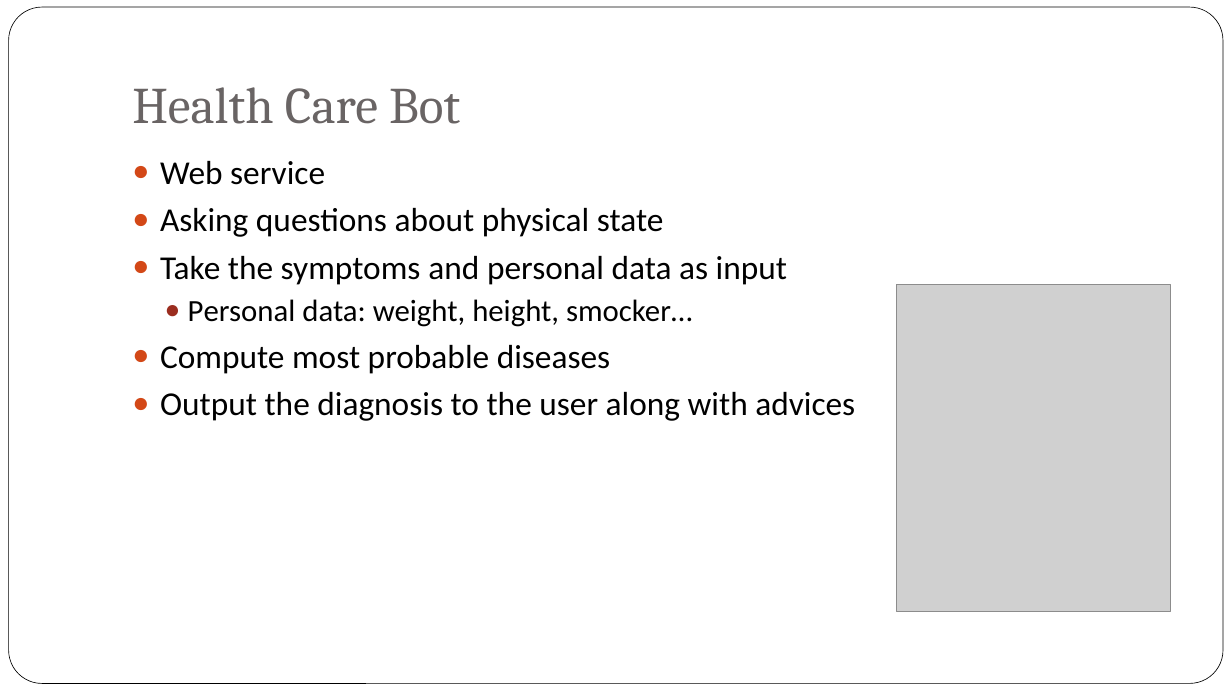
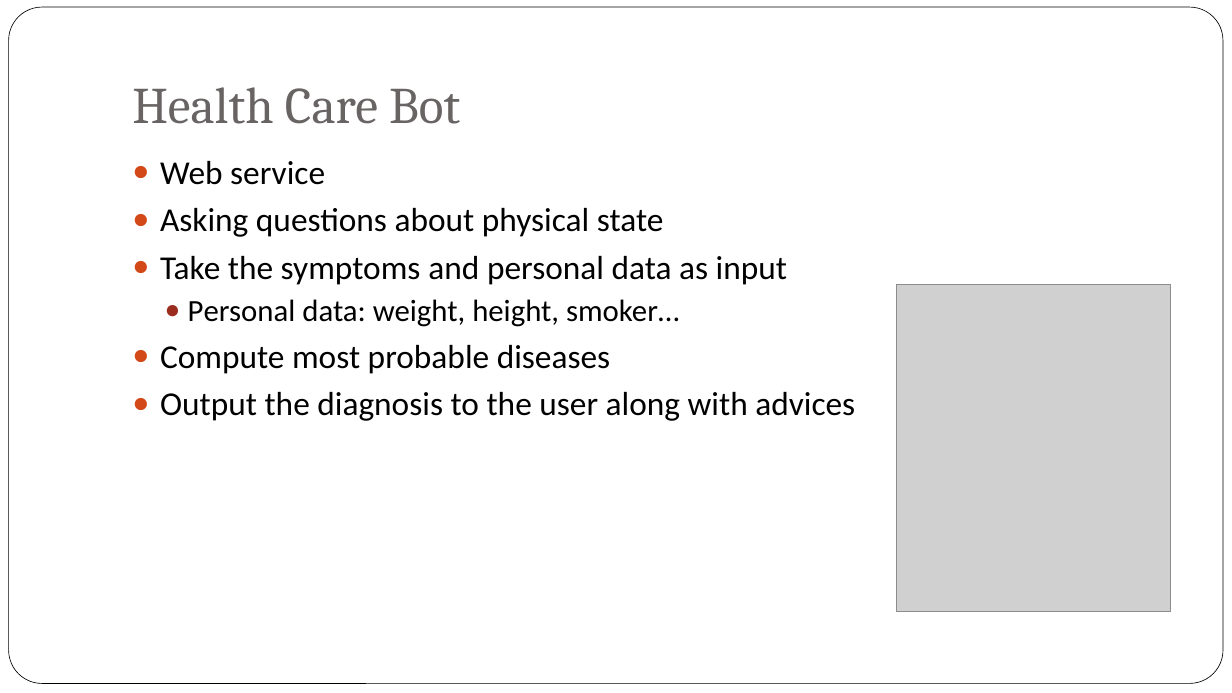
Before and after one commit to rsasov/DecisionSupportSystems, a slide deck: slide 2 of Health_Care_Bot.pptx. Drawn at 1232x693 pixels with LibreOffice and Linux fonts; fonts in the diff are those of the drawing; grey boxes stand for pictures; background and template pictures are left out. Boxes give left, top, right and bottom in pixels: in the first picture for what was removed or moved away, otherwise in the second. Text is boxed around its words. In the diff, an @@ line names an element or a change of style, - is before the commit and + after.

```diff
--- a/Health_Care_Bot.pptx
+++ b/Health_Care_Bot.pptx
@@ text at [188,299,679,327]: text changed @@
-  ● Personal data: weight, height, smocker…
+  ● Personal data: weight, height, smoker…
```
Also in this commit, not shown: 6 other slides changed, 1 slide removed.
